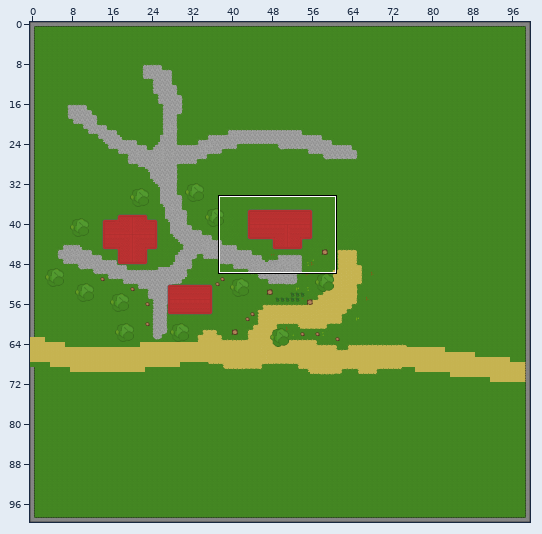
Two versions of a level (Tiled map (JSON), assets/TileMaps/tilemap.json). Above: a wide view before the commit, with the close-up outlined.
Close-up. Before:
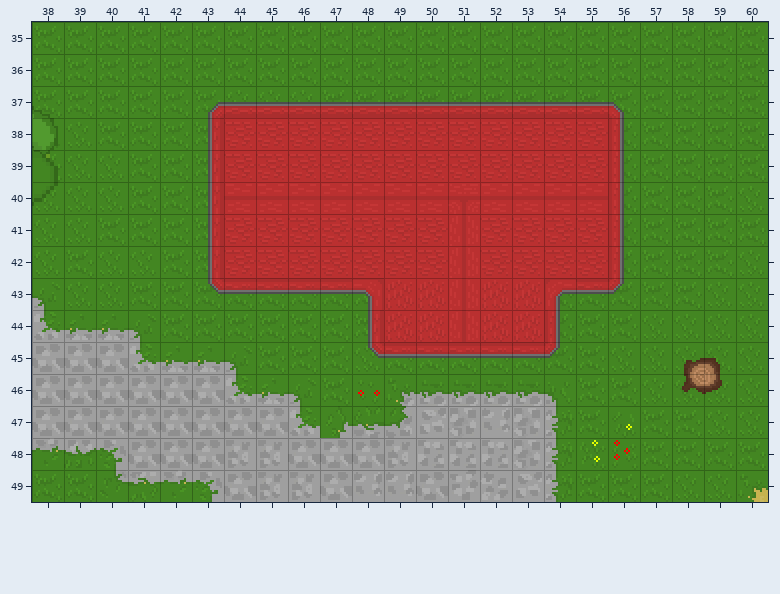
Cells are 16x16 px. Shown: x 38..60, y 35..49. The commit also changed other parts of the map, which this record leaves out.
Now the later version:
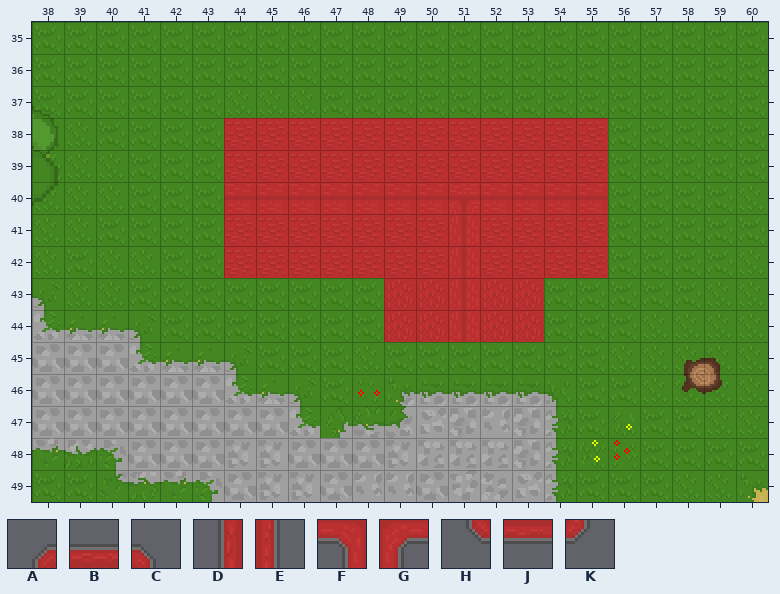
Key: from "tileset8-otherStuff": A 0, B 1, C 2, D 15, E 17, F 18, G 19, H 30, J 31, K 32.
_ is an empty cell, . an unchanged one.
Diff:
--- layer "other2"
@@ x 43..56 @@
-37 ABBBBBBBBBBBBC
-38 D............E
-39 D............E
-40 D............E
-41 D............E
-42 D............E
-43 HJJJJF.....GJK
-44 .....D.....E..
-45 .....HJJJJJK..
+37 ______________
+38 _............_
+39 _............_
+40 _............_
+41 _............_
+42 _............_
+43 ______.....___
+44 ....._....._..
+45 ....._______..
Changed places in both close-ups, as pixel boxes (x1, y1, x2, y2):
removed: (208, 102, 624, 358)
